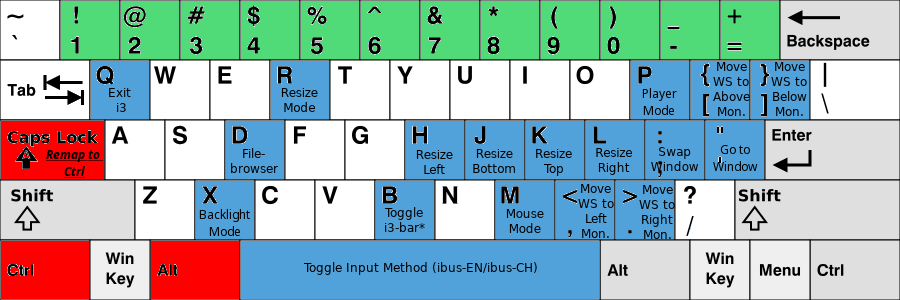
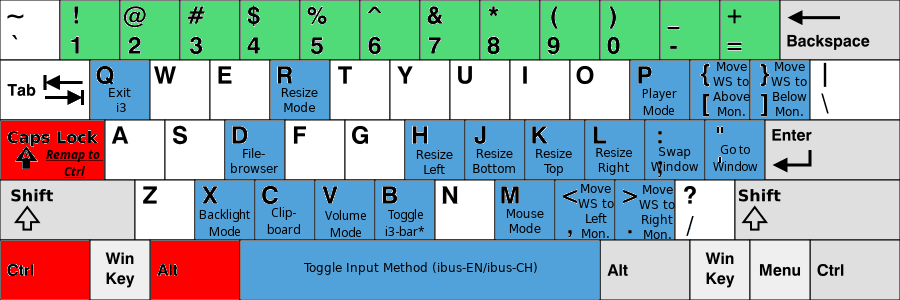
Layers edited between the first and the second 900 x 300 image:
painted on "Toggle ..." over (384, 207, 425, 236)
added layer "Clip- ..." above "Backlight ..." over (267, 207, 300, 234)
added layer "Volume ..." above "KB_United_States-NoAltGr.svg" over (325, 210, 366, 237)
painted on "KB_United_States-NoAltGr.svg" over (256, 181, 374, 239)
